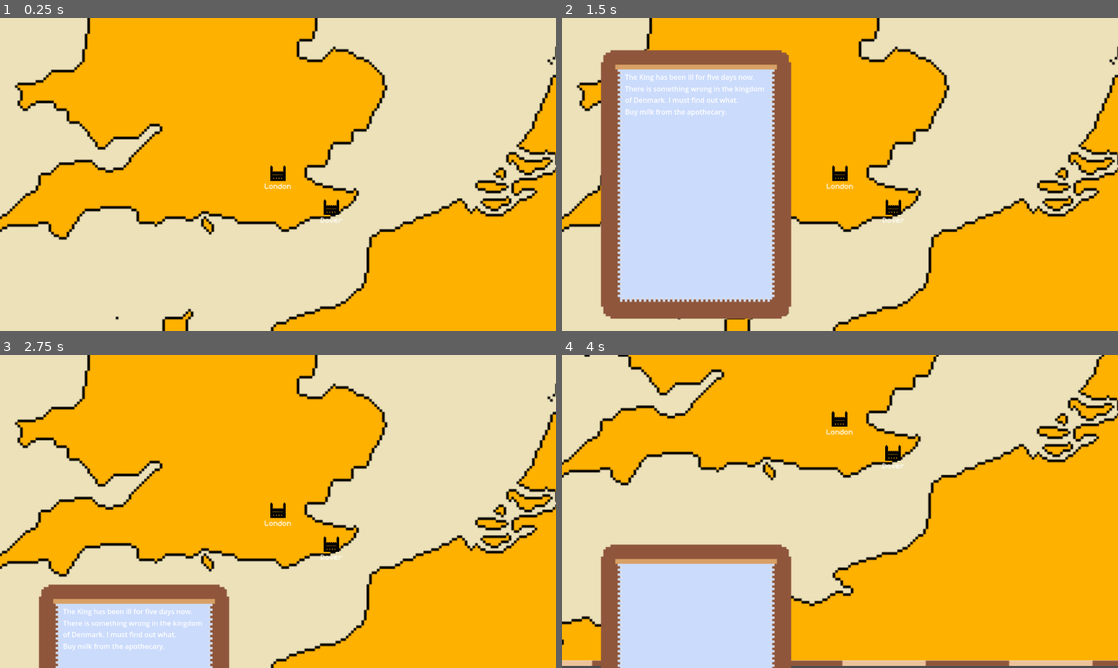
Above: before the commit, frames 1-4 (two rows, left to right).
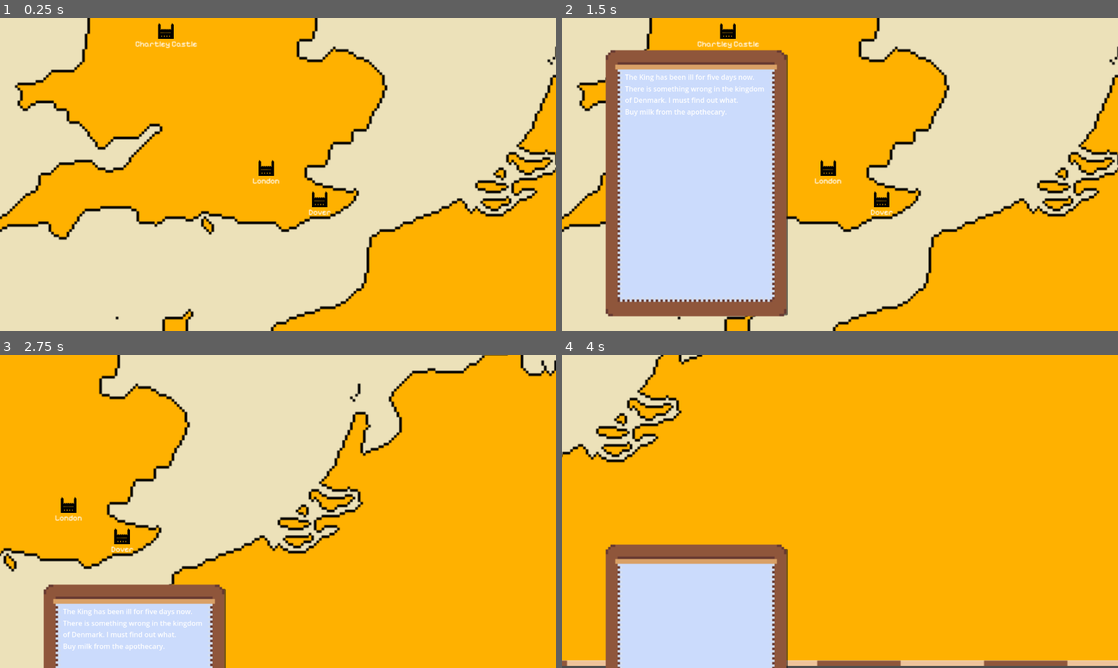
Above: after the commit, the same moments.

Repository: tsouthom/spymaster
Game: Godot game, scene res://scenes/main_map.tscn
The game is run twice, just before and just after one commit, with the same random seed, the same clock (stepped at 60 frames per second) and the same inputs.
Inputs (mouse positions are in pixels of both pictures, inside the frame that each line leads up to):
- Up to frame 1 (0.25 s): no input
- Up to frame 2 (1.5 s): tap Enter at 0.5 s; move the mouse to (840, 174) at 0.52 s; hold Right (map_right) 0.53-1.28 s; hold N (toggle_notebook) 0.53-1.28 s; click (840, 174) at 0.67 s; move the mouse to (728, 190) at 1.27 s; hold Down (map_down) from 1.28 s (still down); tap N (toggle_notebook) at 1.35 s; click (728, 190) at 1.42 s
- Up to frame 3 (2.75 s): tap Space at 2 s; move the mouse to (333, 442) at 2.02 s; release Down (map_down) at 2.03 s; hold Right (map_right) from 2.03 s (still down); hold N (toggle_notebook) from 2.03 s (still down); click (333, 442) at 2.17 s
- Up to frame 4 (4 s): move the mouse to (895, 542) at 2.77 s; release Right (map_right) at 2.78 s; release N (toggle_notebook) at 2.78 s; hold Up (map_up) 2.78-3.53 s; tap N (toggle_notebook) at 2.85 s; click (895, 542) at 2.92 s; move the mouse to (1006, 558) at 3.52 s; hold Left (map_left) from 3.53 s (still down); hold N (toggle_notebook) from 3.53 s (still down); click (1006, 558) at 3.67 s

The runs differ from the first frame. In frame 1, 0.8% of the frame differs, in the area x 24-62%, y 1-66%; in frame 2, 3.2%; in frame 3, 60%, in the area x 0-100%, y 0-100%; in frame 4, 38%.

Commit message:
Added dialogue box, added a new marker, revisited mouse movement, redraw assets

Diff:
--- a/scenes/dialogue_box.tscn
+++ b/scenes/dialogue_box.tscn
@@ -1,21 +1,60 @@
-[gd_scene load_steps=2 format=3 uid="uid://dsjmb8dt5hxpc"]
+[gd_scene load_steps=5 format=3 uid="uid://dsjmb8dt5hxpc"]
 
-[ext_resource type="Texture2D" uid="uid://csdv2bhbfxgcv" path="res://assets/dialogue_box.png" id="1_x1lb3"]
+[ext_resource type="Texture2D" uid="uid://5lamdv48dn7g" path="res://assets/dialogue_box _half_screen.png" id="1_b4xto"]
+
+[sub_resource type="Animation" id="Animation_01gw1"]
+resource_name = "DialogueBoxAppears"
+length = 0.5
+tracks/0/type = "value"
+tracks/0/imported = false
+tracks/0/enabled = true
+tracks/0/path = NodePath("..:modulate")
+tracks/0/interp = 1
+tracks/0/loop_wrap = true
+tracks/0/keys = {
+"times": PackedFloat32Array(0, 0.5),
+"transitions": PackedFloat32Array(1, 1),
+"update": 0,
+"values": [Color(1, 1, 1, 0), Color(1, 1, 1, 1)]
+}
+
+[sub_resource type="Animation" id="Animation_ellpq"]
+length = 0.001
+tracks/0/type = "value"
+tracks/0/imported = false
+tracks/0/enabled = true
+tracks/0/path = NodePath("..:modulate")
+tracks/0/interp = 1
+tracks/0/loop_wrap = true
+tracks/0/keys = {
+"times": PackedFloat32Array(0),
+"transitions": PackedFloat32Array(1),
+"update": 0,
+"values": [Color(1, 1, 1, 0)]
+}
+
+[sub_resource type="AnimationLibrary" id="AnimationLibrary_ea1mi"]
+_data = {
+"DialogueBoxAppears": SubResource("Animation_01gw1"),
+"RESET": SubResource("Animation_ellpq")
+}
 
 [node name="DialogueBox" type="Panel"]
+modulate = Color(1, 1, 1, 0)
 anchors_preset = -1
 anchor_left = 0.5
 anchor_top = 0.511
 anchor_right = 0.5
 anchor_bottom = 0.586
-offset_left = -20.0
-offset_right = 20.0
+offset_left = -19.0
+offset_right = 21.0
 offset_bottom = 40.0
 grow_horizontal = 2
 
 [node name="Sprite" type="Sprite2D" parent="."]
+position = Vector2(-3, -348.92)
 scale = Vector2(1.2, 1.2)
-texture = ExtResource("1_x1lb3")
+texture = ExtResource("1_b4xto")
 centered = false
 
 [node name="LabelPerson" type="Label" parent="Sprite"]
@@ -37,3 +76,8 @@
 offset_top = 128.0
 offset_right = 504.0
 offset_bottom = 216.0
+
+[node name="AnimationPlayer" type="AnimationPlayer" parent="Sprite"]
+libraries = {
+"": SubResource("AnimationLibrary_ea1mi")
+}
--- a/scenes/main_map.tscn
+++ b/scenes/main_map.tscn
@@ -10,7 +10,7 @@
 [node name="Node2D" type="Node2D"]
 
 [node name="MapBackground" type="Sprite2D" parent="."]
-position = Vector2(640, 359)
+position = Vector2(639, 359)
 scale = Vector2(1, 0.998)
 texture = ExtResource("1_phlfu")
 
@@ -22,22 +22,33 @@
 
 [node name="Notebook" parent="." instance=ExtResource("3_akufu")]
 
-[node name="DialogueMarkers" type="Node" parent="."]
+[node name="Dialogue" type="Node" parent="."]
 script = ExtResource("4_jmcsn")
 
-[node name="London" parent="DialogueMarkers" instance=ExtResource("6_pnks2")]
+[node name="DialogueUI" type="CanvasLayer" parent="Dialogue"]
+
+[node name="Markers" type="Node" parent="Dialogue"]
+
+[node name="London" parent="Dialogue/Markers" instance=ExtResource("6_pnks2")]
 z_index = 5
-position = Vector2(568, 523)
+position = Vector2(559, 519)
 marker_id = 1
 marker_name = "London"
 
-[node name="Dover" parent="DialogueMarkers" instance=ExtResource("6_pnks2")]
+[node name="Dover" parent="Dialogue/Markers" instance=ExtResource("6_pnks2")]
 z_index = 5
-position = Vector2(609, 549)
+position = Vector2(600, 543)
 marker_id = 2
 marker_name = "Dover"
 
+[node name="ChartleyCastle" parent="Dialogue/Markers" instance=ExtResource("6_pnks2")]
+z_index = 5
+position = Vector2(482, 414)
+marker_id = 3
+marker_name = "Chartley Castle"
+
 [node name="Camera2D" type="Camera2D" parent="."]
+z_index = 19
 position = Vector2(574, 530)
 zoom = Vector2(3, 3)
 limit_left = 0
--- a/scripts/camera_map.gd
+++ b/scripts/camera_map.gd
@@ -1,8 +1,8 @@
 extends Camera2D
 
-var move_speed = 200
+var move_speed = 300
 var follow_speed = 2
-var edge_threshold = 20 # Distance from the screen edge to trigger movement
+var edge_threshold = 40 # Distance from the screen edge to trigger movement
 var screen_size = Vector2()
 
 func _ready():
@@ -10,18 +10,6 @@
 	screen_size = get_viewport().size
 
 func _process(delta):
-	# Camera Movement
-	# Keys
-	#var input = Vector2(
-		#Input.get_action_strength('map_right') - Input.get_action_strength('map_left'),
-		#Input.get_action_strength('map_down') - Input.get_action_strength('map_up'),
-	#)
-	#position += input * move_speed * delta
-
-	# Mouse
-	#var mouse_pos = get_viewport().get_mouse_position()
-	#position = position.lerp(mouse_pos, follow_speed * delta)
-
 	var mouse_pos = get_viewport().get_mouse_position()
 	var mouse_input = Vector2()
 
--- a/scripts/dialogue_markers.gd
+++ b/scripts/dialogue_markers.gd
@@ -1,17 +1,35 @@
 extends Node
 
-@onready var dialogue_markers = $"."
+@onready var dialogue_markers = $Markers
+@onready var dialogue_ui = $DialogueUI
 
 # TO DO: Here goes the loading of the dialogue from a JSON file
+
+# Setting up the dialogue box for use
+var dialogue_box_scene_path = "res://scenes/dialogue_box.tscn"
+var dialogue_box_scene: PackedScene = load(dialogue_box_scene_path)
 
 func _ready() -> void:
 	# Connect the marker click signal from all markers dynamically
 	for sprite in dialogue_markers.get_children():
 		if sprite.has_signal('marker_clicked'):
-			print(sprite.name + ' has signal marker_clicked')
 			sprite.connect('marker_clicked', on_marker_clicked)
-			print(sprite.is_connected('marker_clicked', on_marker_clicked))
 
 func on_marker_clicked(marker_id):
 	# TO DO: write this function
+	# Center on marker --IGNORE
+	# Create dialogue box
+	create_dialogue_box()
+	# Pause on map movement until dialogue box is closed --IGNORE
+	# Portray dialogue
+	# Portray options
+	# Call dialogue based on option
+	# Delete dialogue box and release mouse movement upon Exit
 	print('Signal received from marker number ' + str(marker_id))
+
+func create_dialogue_box():
+	var dialogue_box_instance = dialogue_box_scene.instantiate()
+	dialogue_ui.add_child(dialogue_box_instance)
+
+	# Make the box appear
+	dialogue_box_instance.get_node('Sprite/AnimationPlayer').play('DialogueBoxAppears')
--- a/scripts/map_marker.gd
+++ b/scripts/map_marker.gd
@@ -1,10 +1,16 @@
+@tool
 extends Sprite2D
 
 @onready var marker_label = $Label
 
 # The Marker's Unique ID
-@export var marker_id = 0
-@export var marker_name = 'Place Town'
+@export var marker_id = 0:
+	set(value): marker_id = value
+@export var marker_name = 'Place Town':
+	set(value):
+		marker_name = value
+		# Update label text in editor
+		if marker_label: marker_label.text = marker_name
 
 # Signal: When clicked
 signal marker_clicked(marker_id)
Binary file added: assets/dialogue_box _half_screen.png
Not shown, added: assets/dialogue_box _half_screen.png.import
Binary file changed: assets/notebook.png
Not shown, changed: .DS_Store
